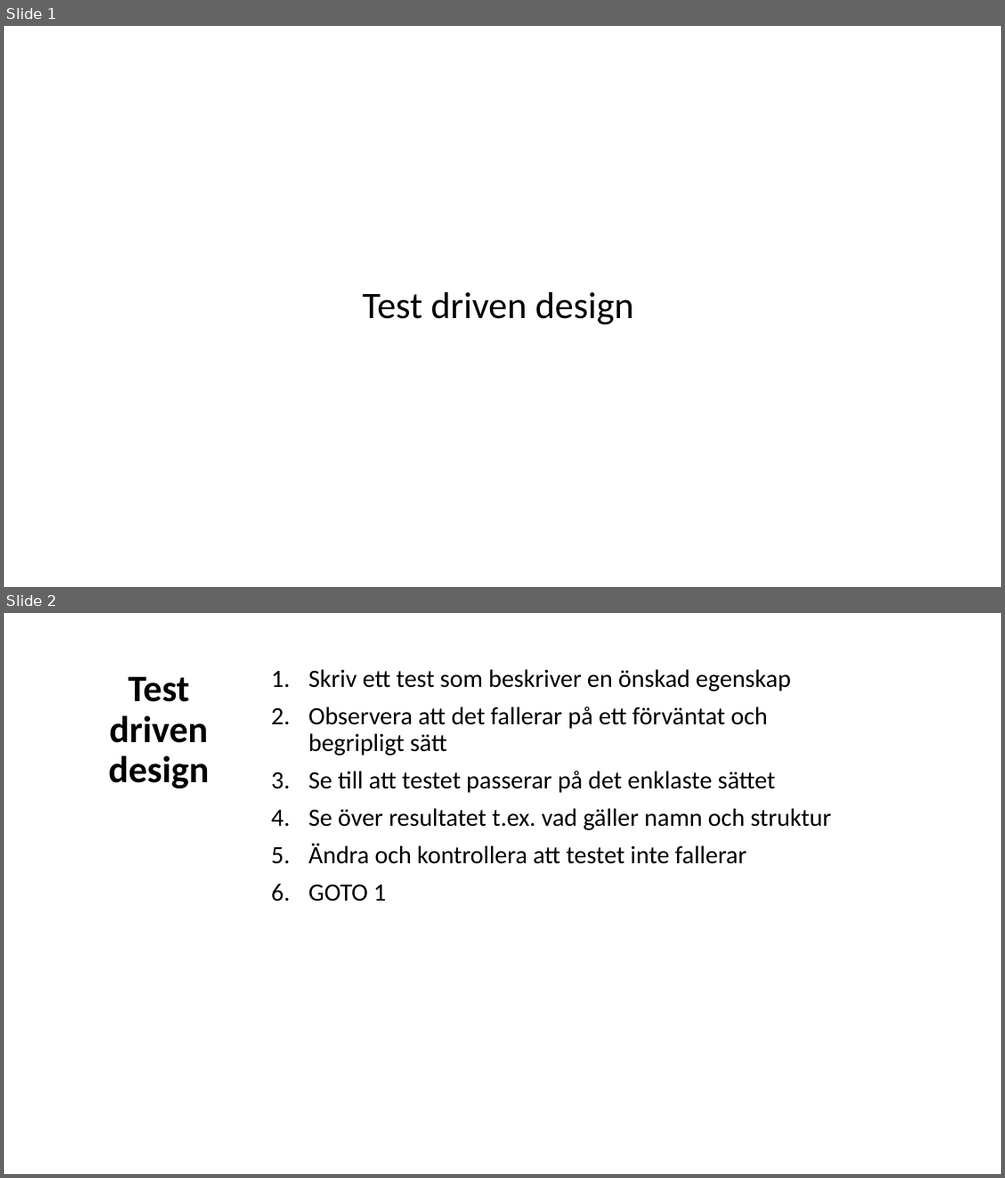
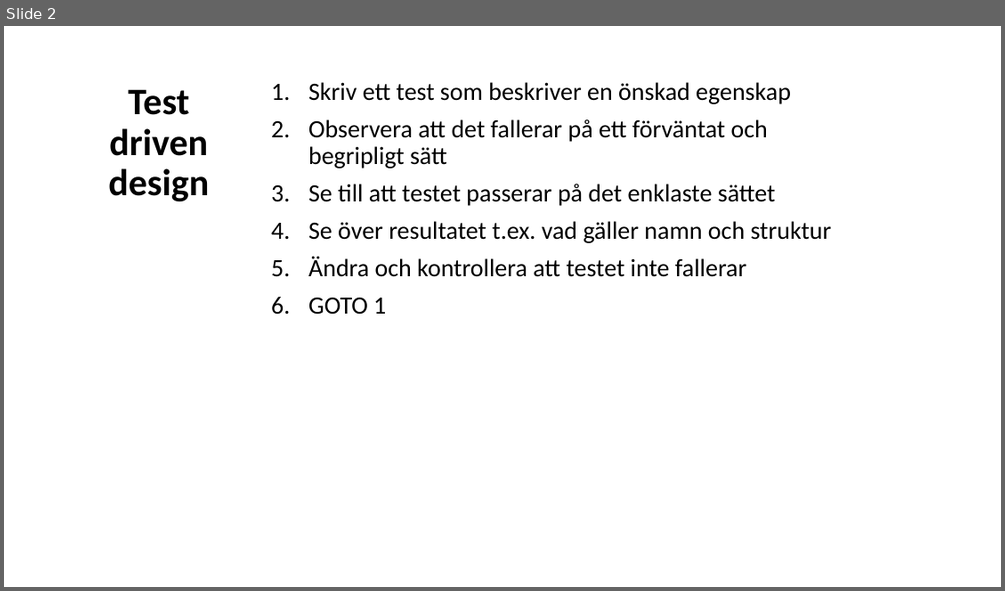
Before and after one commit to Omegapoint/tdd-lab, a slide deck: TDD-Presentation.pptx. Shown one above the other, each under a label of ours: slides 1 and 2 before the commit, slide 2 after it. The pictures are 1005x1178 and 1005x591 pixels, drawn with LibreOffice and Linux fonts; fonts in the diff are those of the drawing. Boxes give left, top, right and bottom in pixels: in the first picture for what was removed or moved away, otherwise in the second. Text is boxed around its words. In the diff, an @@ line names an element or a change of style, - is before the commit and + after.

```diff
--- a/TDD-Presentation.pptx
+++ b/TDD-Presentation.pptx
@@ slide 1 removed at <box>4,26,1001,587</box>, background #FFFFFF @@
@@ title removed at <box>363,292,634,325</box> @@
-Test driven design
```
Also in this commit, not shown: 2 slides changed, 7 slides added, 4 other slides removed, 1 other file.
